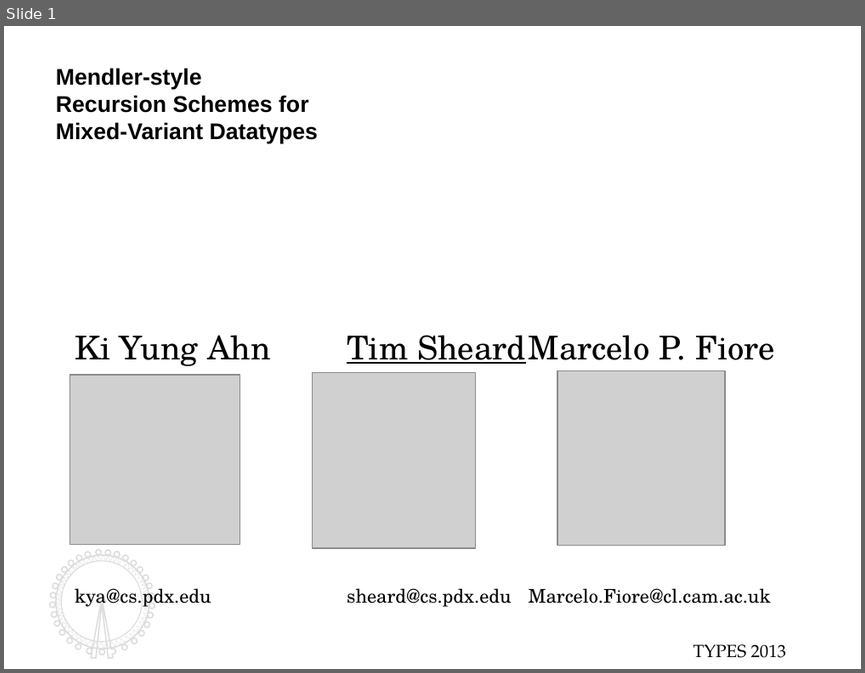
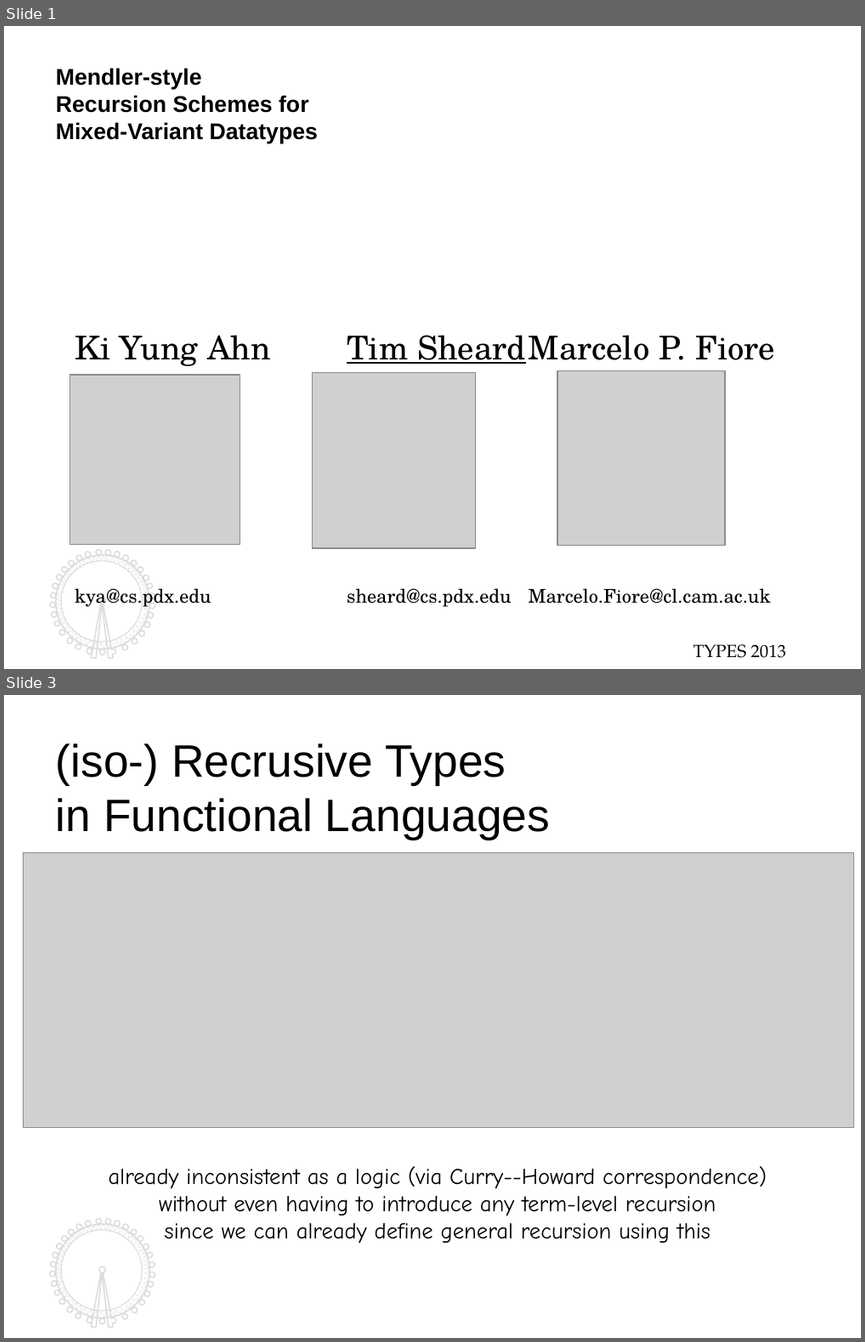
Before and after one commit to kyagrd/naxPapers, a slide deck: draft/TYPES13/ppt/myslide.odp. Shown one above the other, each under a label of ours: slide 1 before the commit, slides 1 and 3 after it; the slides between them are not shown. The pictures are 865x673 and 865x1342 pixels, drawn with LibreOffice and Linux fonts; fonts in the diff are those of the drawing; grey boxes stand for pictures. Boxes give left, top, right and bottom in pixels: in the first picture for what was removed or moved away, otherwise in the second. Text is boxed around its words. In the diff, an @@ line names an element or a change of style, - is before the commit and + after.

```diff
--- a/draft/TYPES13/ppt/myslide.odp
+++ b/draft/TYPES13/ppt/myslide.odp
@@ slide 3 added at box(4, 695, 861, 1338), background #FFFFFF; not listed: 4 template elements that a slide beside it also shows @@
@@ text added at box(56, 743, 550, 839), 36 pt, text #000000 @@
+(iso-) Recrusive Types
+in Functional Languages
@@ picture added at box(23, 853, 855, 1128) @@
@@ text added at box(109, 1166, 766, 1243), 18 pt, text #000000 @@
+already inconsistent as a logic (via Curry--Howard correspondence)
+without even having to introduce any term-level recursion
+since we can already define general recursion using this
```
Also in this commit, not shown: 6 other slides changed, 6 other slides added, 2 slides removed, 3 other files.
